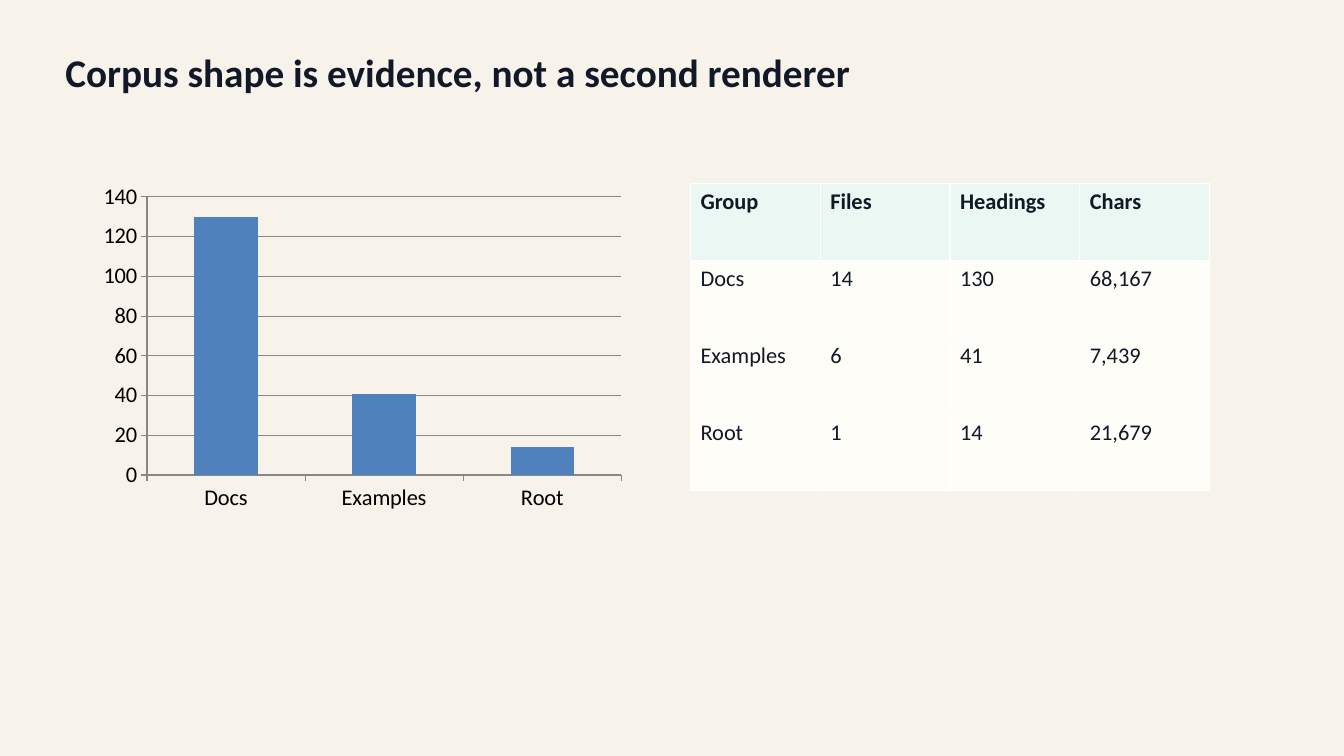
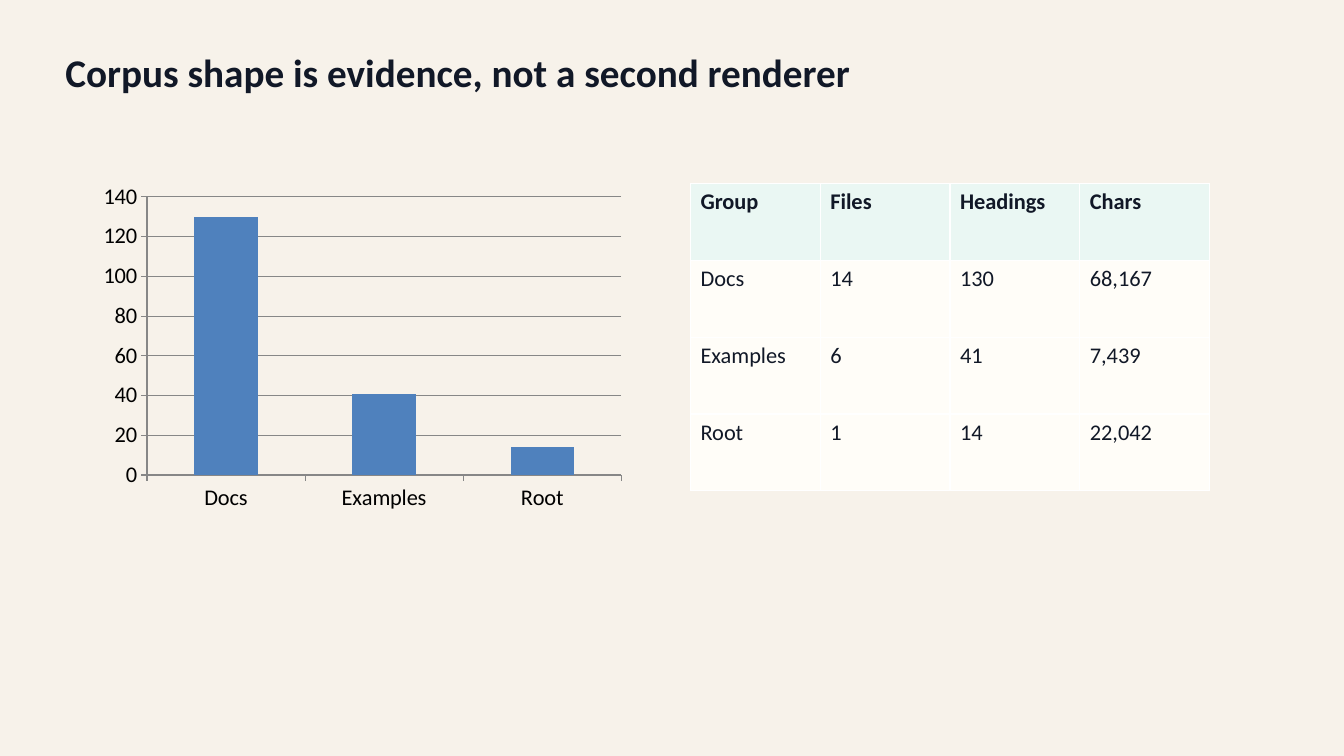
Before and after one commit to ch040602/mdpr-skill, a slide deck: slide 8 of artifacts/mdpr-vs-skill/mdpr-skill-from-actual-md-run.pptx. Drawn at 1344x756 pixels with LibreOffice and Linux fonts; fonts in the diff are those of the drawing. Boxes give left, top, right and bottom in pixels: in the first picture for what was removed or moved away, otherwise in the second. Text is boxed around its words. In the diff, an @@ line names an element or a change of style, - is before the commit and + after.

```diff
--- a/artifacts/mdpr-vs-skill/mdpr-skill-from-actual-md-run.pptx
+++ b/artifacts/mdpr-vs-skill/mdpr-skill-from-actual-md-run.pptx
@@ table at (x1=691, y1=184, x2=1211, y2=491) @@
-row 4, column 4: 21,679
+row 4, column 4: 22,042
```
Also in this commit, not shown: 2 other slides changed, 12 other files.
